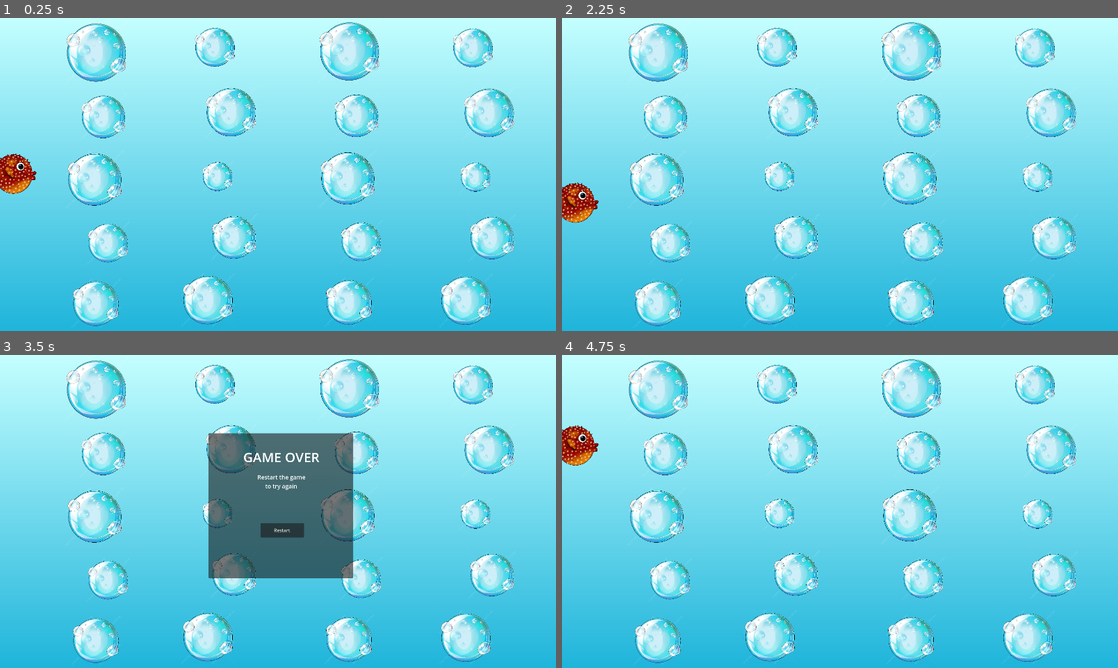
Above: before the commit, frames 1-4 (two rows, left to right).
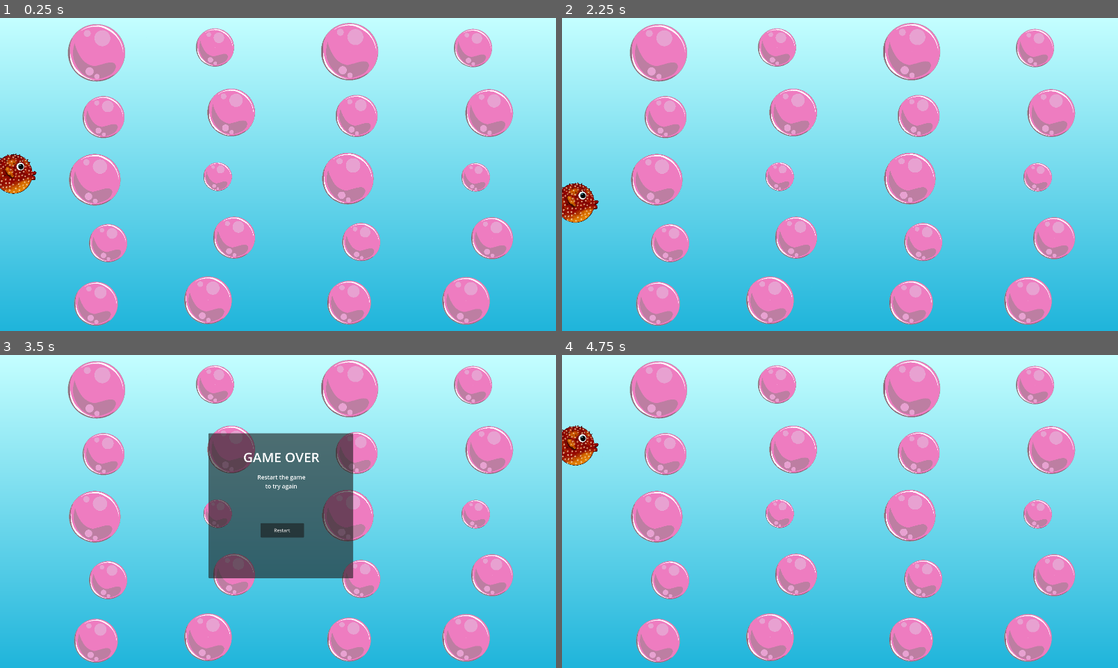
Above: after the commit, the same moments.

Repository: xD4nte/FishyTunes
Game: Godot game, scene res://Scenes/MainScene.tscn
Two runs of this game, one before a commit and one after it. Both use one fixed random seed, a clock stepped at 60 frames per second and the inputs below.
Inputs:
- Up to frame 1 (0.25 s): no input
- Up to frame 2 (2.25 s): tap Enter at 0.5 s; hold Right (move_right) 0.53-1.25 s; click "Restart" at 1.25 s; tap Space at 2 s; hold S (move_down) from 2.03 s (still down)
- Up to frame 3 (3.5 s): release S (move_down) at 2.78 s; hold Right (move_right) from 2.78 s (still down)
- Up to frame 4 (4.75 s): release Right (move_right) at 3.5 s; click "Restart" at 3.5 s; tap Enter at 4.25 s; hold W (move_up) from 4.28 s (still down)

The runs differ from the first frame. In frame 1, 19% of the frame differs, in the area x 12-93%, y 1-99%; in frame 2, 19%; in frame 3, 19%; in frame 4, 19%.

Commit message:
Background Music, Bubbles
Bugfix Game Manager, Background Music und Bubbles in pink

Diff:
--- a/fishytunes_ggj25/Assets/Bubbles.tscn
+++ b/fishytunes_ggj25/Assets/Bubbles.tscn
@@ -1,7 +1,7 @@
 [gd_scene load_steps=6 format=3 uid="uid://dnqot4kdaxiiw"]
 
 [ext_resource type="Script" path="res://Assets/Bubble.gd" id="1_e1qrj"]
-[ext_resource type="Texture2D" uid="uid://b47tjuxlapqvi" path="res://pngtree-soap-bubble-cartoon-png-image_13371482.png" id="1_momu0"]
+[ext_resource type="Texture2D" uid="uid://bo6opuknwrq8c" path="res://Bubble_pink.png" id="2_om8l3"]
 [ext_resource type="AudioStream" uid="uid://dqd1hi70wlh62" path="res://C1.mp3" id="3_12why"]
 [ext_resource type="AudioStream" uid="uid://dc62bis23aki1" path="res://garbage.mp3" id="4_eaw85"]
 
@@ -12,9 +12,9 @@
 script = ExtResource("1_e1qrj")
 
 [node name="Sprite2D" type="Sprite2D" parent="."]
-position = Vector2(-7.62939e-06, 0)
-scale = Vector2(0.0708333, 0.0708333)
-texture = ExtResource("1_momu0")
+position = Vector2(3, 2)
+scale = Vector2(0.0447916, 0.0447917)
+texture = ExtResource("2_om8l3")
 
 [node name="CollisionShape2D" type="CollisionShape2D" parent="."]
 shape = SubResource("CircleShape2D_28bit")
@@ -22,6 +22,7 @@
 
 [node name="Trash" type="AudioStreamPlayer2D" parent="."]
 stream = ExtResource("4_eaw85")
+volume_db = -10.0
 
 [node name="Note" type="AudioStreamPlayer2D" parent="."]
 stream = ExtResource("3_12why")
--- a/fishytunes_ggj25/Scenes/GameOverScene.tscn
+++ b/fishytunes_ggj25/Scenes/GameOverScene.tscn
@@ -41,6 +41,7 @@
 uppercase = true
 
 [node name="Instructions" type="Label" parent="Panel"]
+layout_mode = 0
 offset_left = 120.0
 offset_top = 135.0
 offset_right = 384.0
--- a/fishytunes_ggj25/Scenes/MainScene.tscn
+++ b/fishytunes_ggj25/Scenes/MainScene.tscn
@@ -1,7 +1,8 @@
-[gd_scene load_steps=5 format=3 uid="uid://fvfqlpc3ptnd"]
+[gd_scene load_steps=6 format=3 uid="uid://fvfqlpc3ptnd"]
 
 [ext_resource type="PackedScene" uid="uid://bdjxiqbu3dlx4" path="res://Assets/Player.tscn" id="1_r7xm3"]
 [ext_resource type="PackedScene" uid="uid://dnqot4kdaxiiw" path="res://Assets/Bubbles.tscn" id="2_hhyim"]
+[ext_resource type="AudioStream" uid="uid://cijekv36blsva" path="res://Titlemusik.mp3" id="3_wlcpw"]
 
 [sub_resource type="Gradient" id="Gradient_xldii"]
 colors = PackedColorArray(0.109804, 0.701961, 0.854902, 1, 0.776471, 1, 1, 1)
@@ -118,3 +119,8 @@
 position = Vector2(1610, 975)
 scale = Vector2(2.5, 2.5)
 size = 1
+
+[node name="BackgroundMusic" type="AudioStreamPlayer2D" parent="."]
+stream = ExtResource("3_wlcpw")
+volume_db = 10.0
+autoplay = true
--- a/fishytunes_ggj25/icon.svg
+++ /dev/null
@@ -1 +0,0 @@
-<svg xmlns="http://www.w3.org/2000/svg" width="128" height="128"><rect width="124" height="124" x="2" y="2" fill="#363d52" stroke="#212532" stroke-width="4" rx="14"/><g fill="#fff" transform="translate(12.322 12.322)scale(.101)"><path d="M105 673v33q407 354 814 0v-33z"/><path fill="#478cbf" d="m105 673 152 14q12 1 15 14l4 67 132 10 8-61q2-11 15-15h162q13 4 15 15l8 61 132-10 4-67q3-13 15-14l152-14V427q30-39 56-81-35-59-83-108-43 20-82 47-40-37-88-64 7-51 8-102-59-28-123-42-26 43-46 89-49-7-98 0-20-46-46-89-64 14-123 42 1 51 8 102-48 27-88 64-39-27-82-47-48 49-83 108 26 42 56 81zm0 33v39c0 276 813 276 814 0v-39l-134 12-5 69q-2 10-14 13l-162 11q-12 0-16-11l-10-65H446l-10 65q-4 11-16 11l-162-11q-12-3-14-13l-5-69z"/><path d="M483 600c0 34 58 34 58 0v-86c0-34-58-34-58 0z"/><circle cx="725" cy="526" r="90"/><circle cx="299" cy="526" r="90"/></g><g fill="#414042" transform="translate(12.322 12.322)scale(.101)"><circle cx="307" cy="532" r="60"/><circle cx="717" cy="532" r="60"/></g></svg>
Binary file added: fishytunes_ggj25/Bubble_blue.png
Not shown, added: fishytunes_ggj25/Bubble_blue.png.import
Binary file added: fishytunes_ggj25/Bubble_green.png
Not shown, changed: fishytunes_ggj25/Bubble_green.png.import
Binary file added: fishytunes_ggj25/Bubble_orange.png
Not shown, added: fishytunes_ggj25/Bubble_orange.png.import
Binary file added: fishytunes_ggj25/Bubble_pink.png
Not shown, changed: fishytunes_ggj25/Bubble_pink.png.import
Binary file added: fishytunes_ggj25/Bubble_yellow.png
Not shown, added: fishytunes_ggj25/Bubble_yellow.png.import
Binary file removed: fishytunes_ggj25/Cartoon-Fish-Under-The-Sea-vector-PNG-removebg.png
Not shown, added: fishytunes_ggj25/Titlemusik.mp3.import
(and 1 more such lines)
